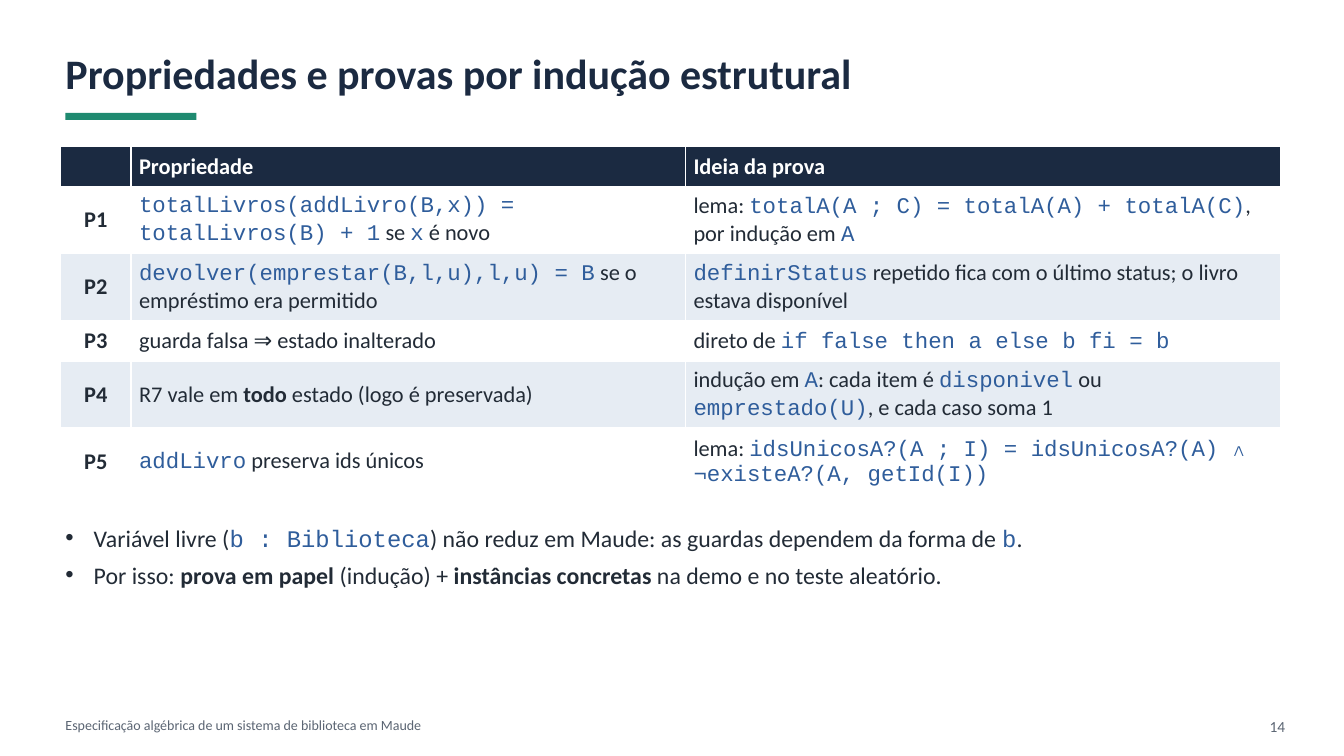
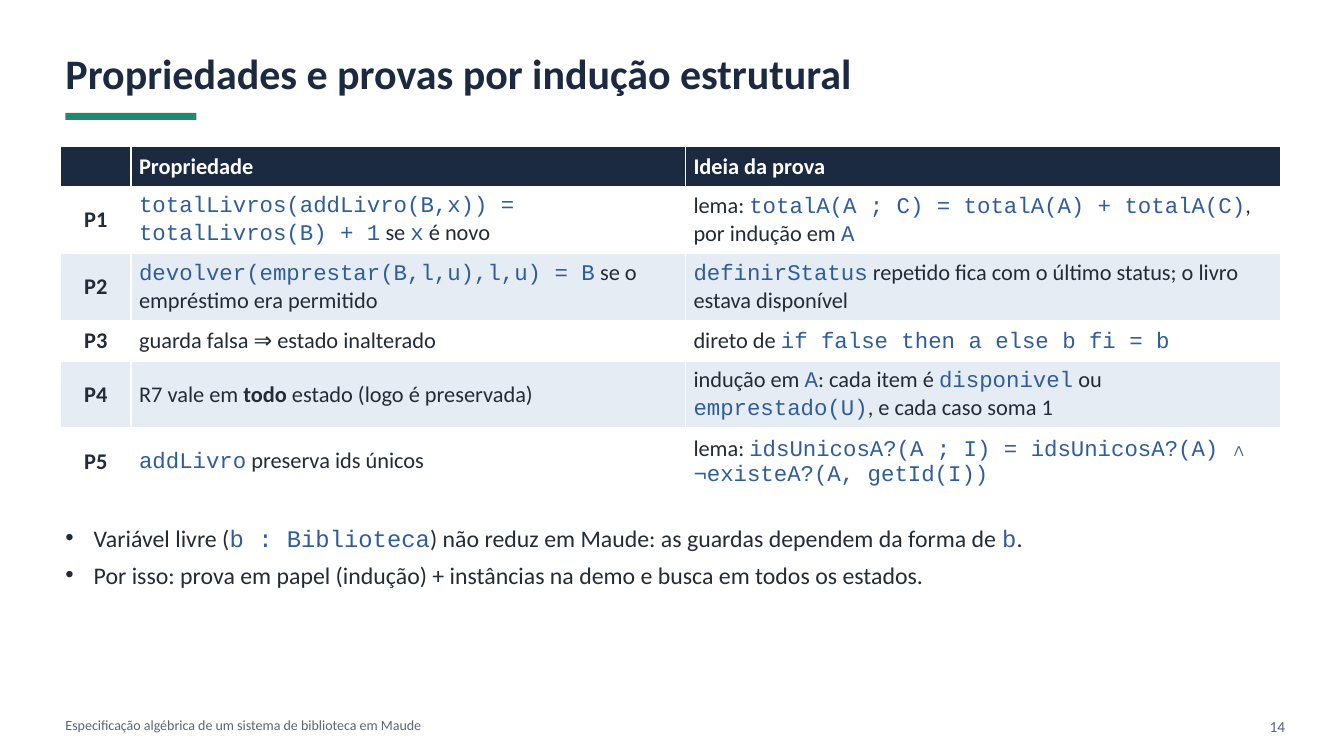
Before and after one commit to leandroaa01/work-EA-system-library, a slide deck: slide 14 of docs/slides/apresentacao-biblioteca.pptx. Drawn at 1344x756 pixels with LibreOffice and Linux fonts; fonts in the diff are those of the drawing. Boxes give left, top, right and bottom in pixels: in the first picture for what was removed or moved away, otherwise in the second. Text is boxed around its words. In the diff, an @@ line names an element or a change of style, - is before the commit and + after.

```diff
--- a/docs/slides/apresentacao-biblioteca.pptx
+++ b/docs/slides/apresentacao-biblioteca.pptx
@@ text at bbox=[94, 566, 923, 588]: text changed @@
-• Por isso: prova em papel (indução) + instâncias concretas na demo e no teste aleatório.
+• Por isso: prova em papel (indução) + instâncias na demo e busca em todos os estados.
```
Also in this commit, not shown: 3 other slides changed, 11 other files.
